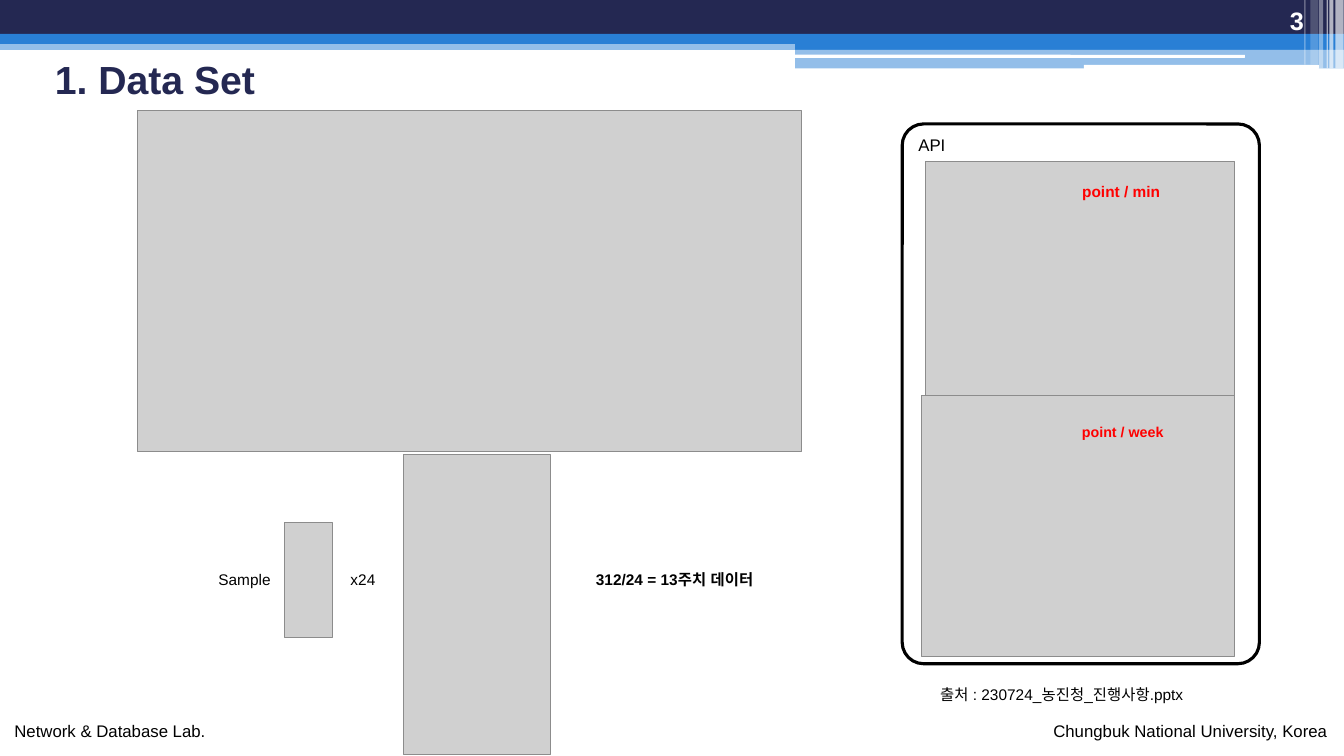
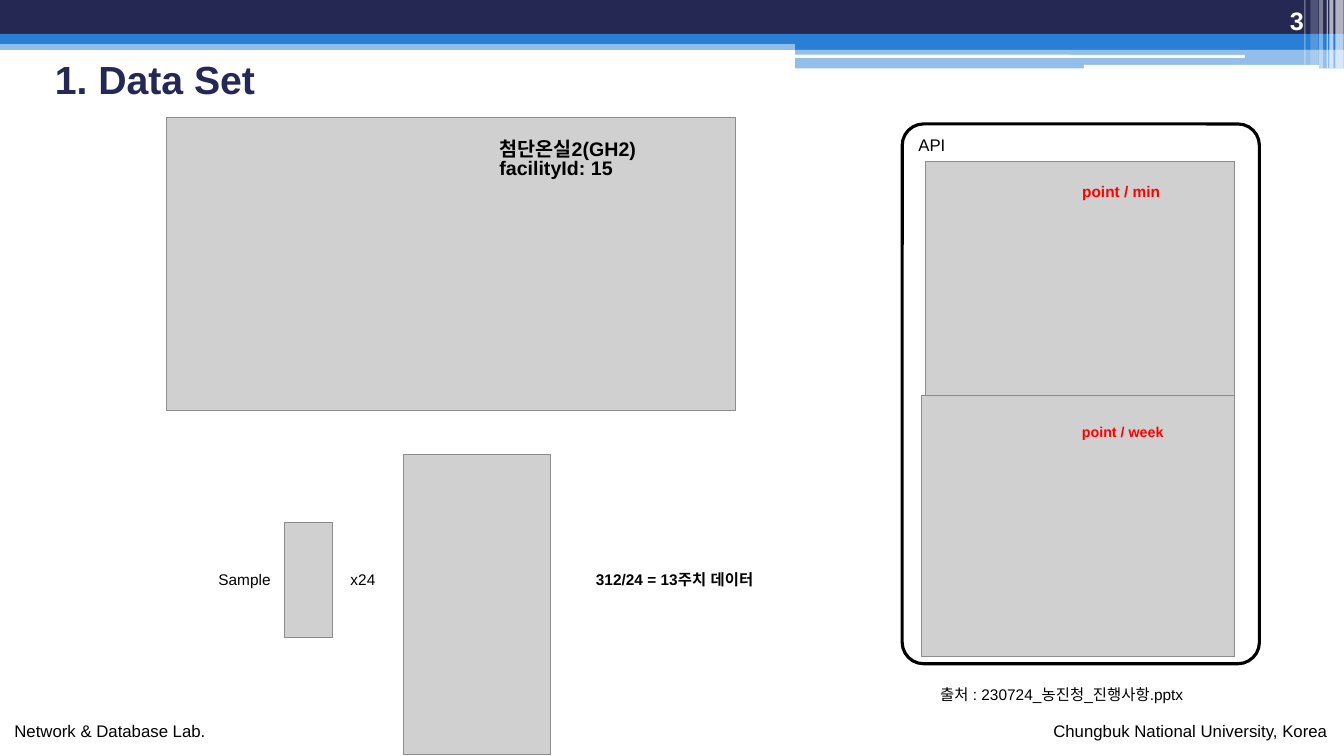
Before and after one commit to BruceJo/RDA_PJT, a slide deck: slide 3 of doc/240325_MLFlow를 활용한 LSTM Model_조중권.pptx. Drawn at 1344x756 pixels with LibreOffice and Linux fonts; fonts in the diff are those of the drawing; grey boxes stand for pictures. Boxes give left, top, right and bottom in pixels: in the first picture for what was removed or moved away, otherwise in the second. Text is boxed around its words. In the diff, an @@ line names an element or a change of style, - is before the commit and + after.

```diff
--- a/doc/240325_MLFlow를 활용한 LSTM Model_조중권.pptx
+++ b/doc/240325_MLFlow를 활용한 LSTM Model_조중권.pptx
@@ picture: place and size @@
-picture at <box>137,111,802,453</box>
+picture at <box>166,118,736,410</box>
@@ text added at <box>499,139,636,179</box>, 14 pt, text #000000, bold @@
+첨단온실2(GH2)
+facilityId: 15
```
Also in this commit, not shown: 1 other slide changed, 5 slides added, 1 slide removed, 54 other files.
